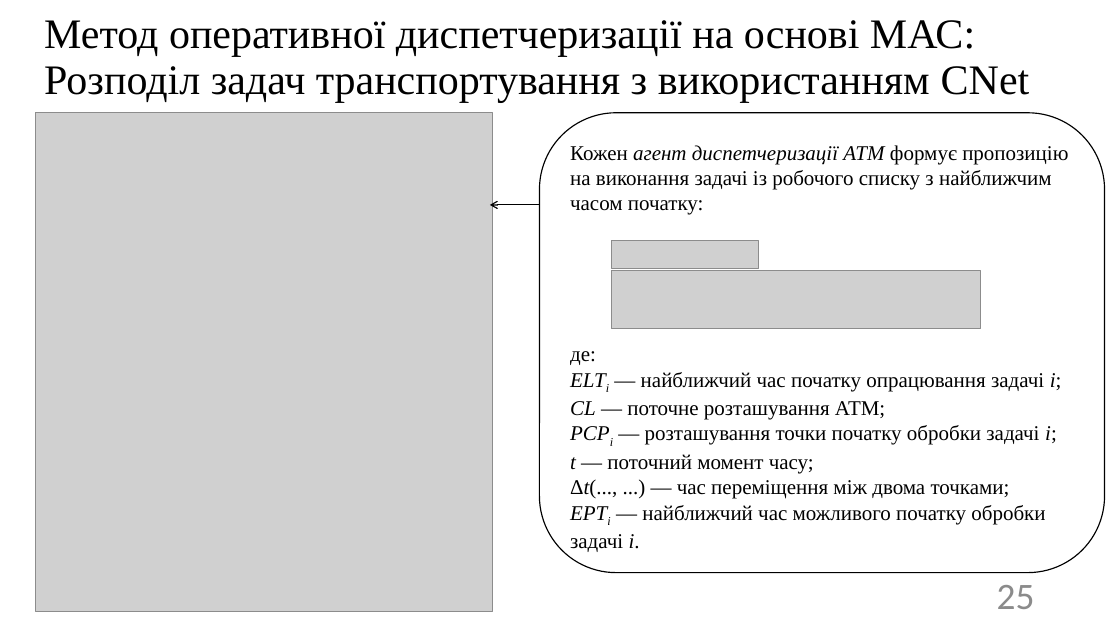
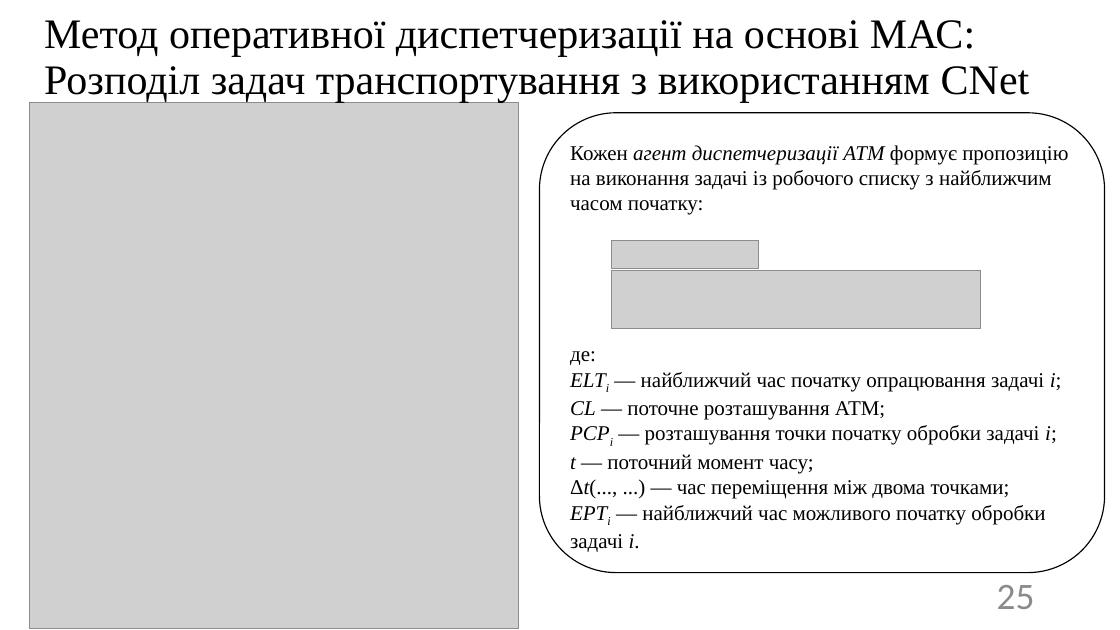
Before and after one commit to SPS-ik/diss, a slide deck: slide 25 of !pres.pptx. Drawn at 1120x630 pixels with LibreOffice and Linux fonts; fonts in the diff are those of the drawing; grey boxes stand for pictures. Boxes give left, top, right and bottom in pixels: in the first picture for what was removed or moved away, otherwise in the second. Text is boxed around its words. In the diff, an @@ line names an element or a change of style, - is before the commit and + after.

```diff
--- a/!pres.pptx
+++ b/!pres.pptx
@@ picture: place and size @@
-picture at (36, 113, 493, 612)
+picture at (29, 103, 518, 628)
@@ arrow removed from (539, 205) to (490, 205) @@
```
Also in this commit, not shown: 10 other slides changed.
